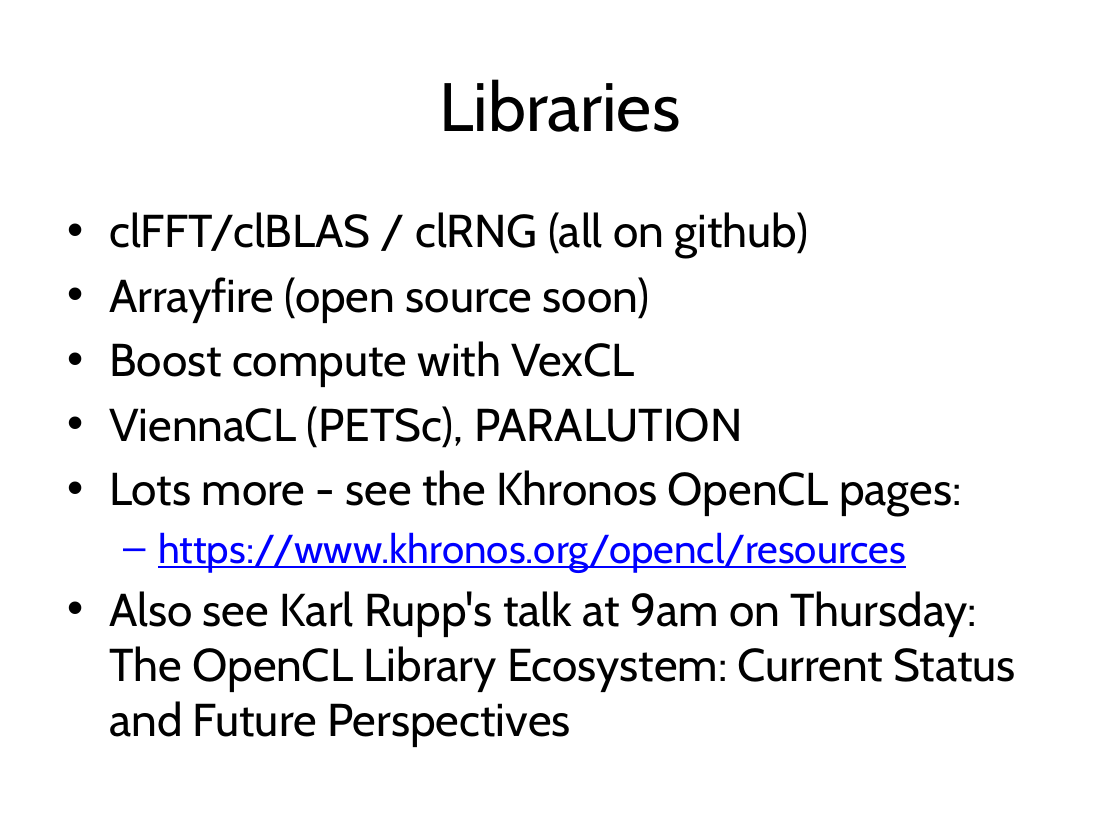
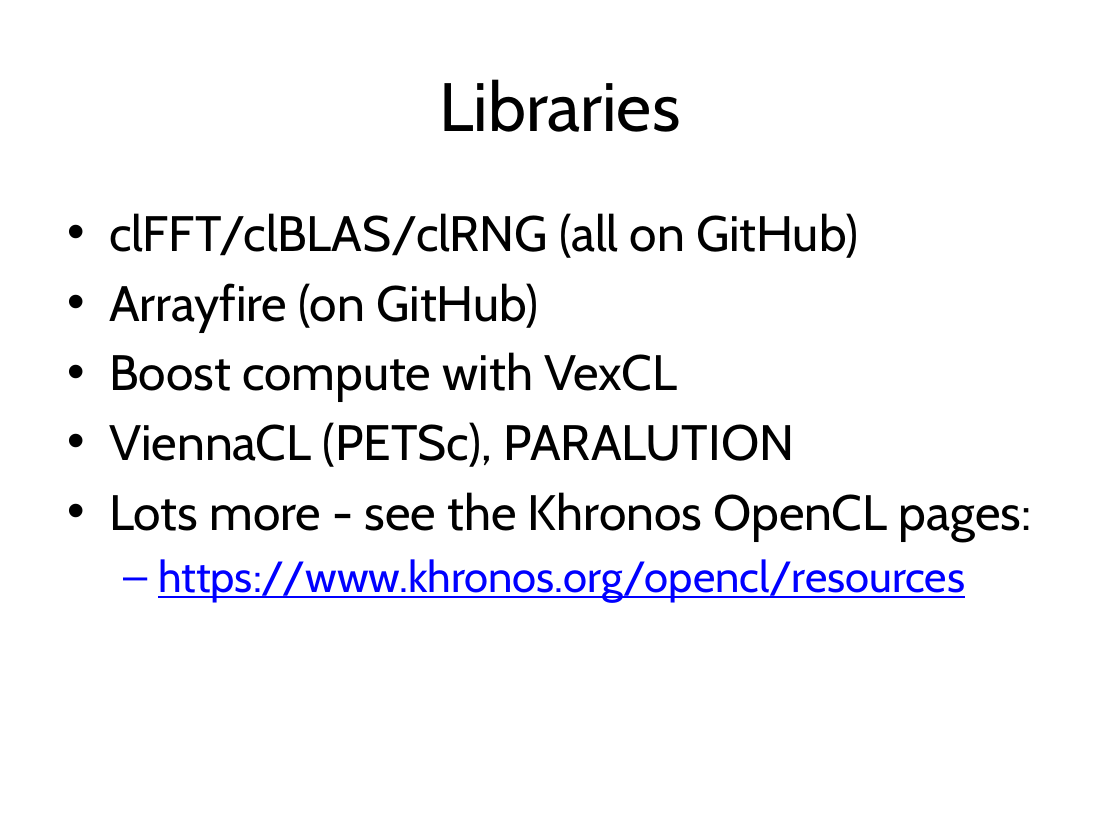
Before and after one commit to UoB-HPC/opencl-training-code, a slide deck: slide 9 of slides/advanced_outro.pptx. Drawn at 1120x840 pixels with LibreOffice and Linux fonts; fonts in the diff are those of the drawing. Boxes give left, top, right and bottom in pixels: in the first picture for what was removed or moved away, otherwise in the second. Text is boxed around its words. In the diff, an @@ line names an element or a change of style, - is before the commit and + after.

Commit message:
Minor tweaks to outro
- Update SYCL slide with current implementation status
- Add link to new SYCL ecosystem website
- Update libraries slide

```diff
--- a/slides/advanced_outro.pptx
+++ b/slides/advanced_outro.pptx
@@ text at <box>109,213,858,331</box>: text changed; size 29.6 to 32 pt @@
-• clFFT/clBLAS / clRNG (all on github)
-• Arrayfire (open source soon)
+• clFFT/clBLAS/clRNG (all on GitHub)
+• Arrayfire (on GitHub)
@@ text at <box>109,352,1032,602</box>: size 29.6 to 32 pt in "Boost compute with VexCL", "ViennaCL (PETSc), PARALUTION", "Lots more - see the Khronos OpenCL ..."; size 25.9 to 28 pt in "https://www.khronos.org/opencl/resources" @@
@@ text at <box>109,591,1016,747</box>: paragraph removed @@
-• Also see Karl Rupp's talk at 9am on Thursday: The OpenCL Library Ecosystem: Current Status and Future Perspectives
```
Also in this commit, not shown: 1 other slide changed.
